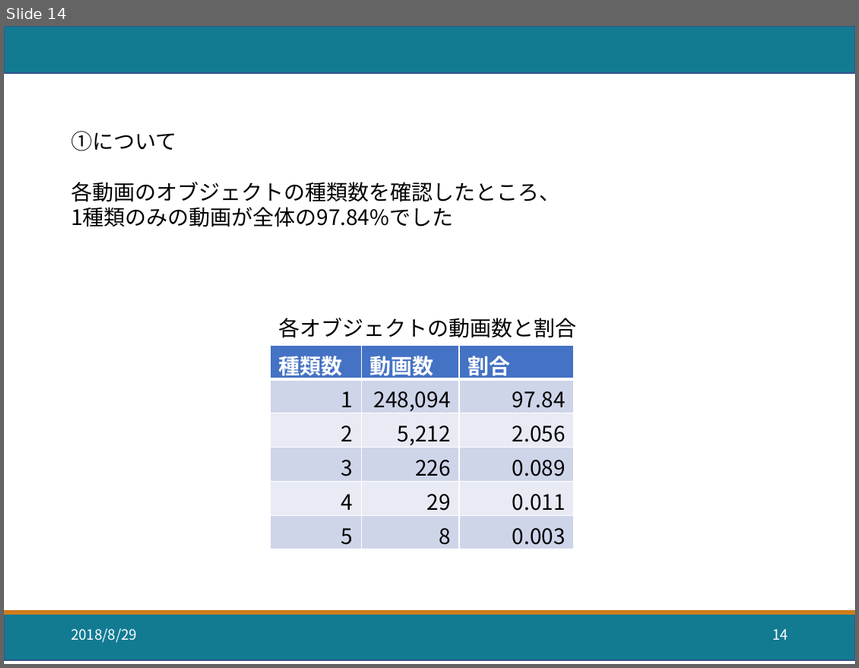
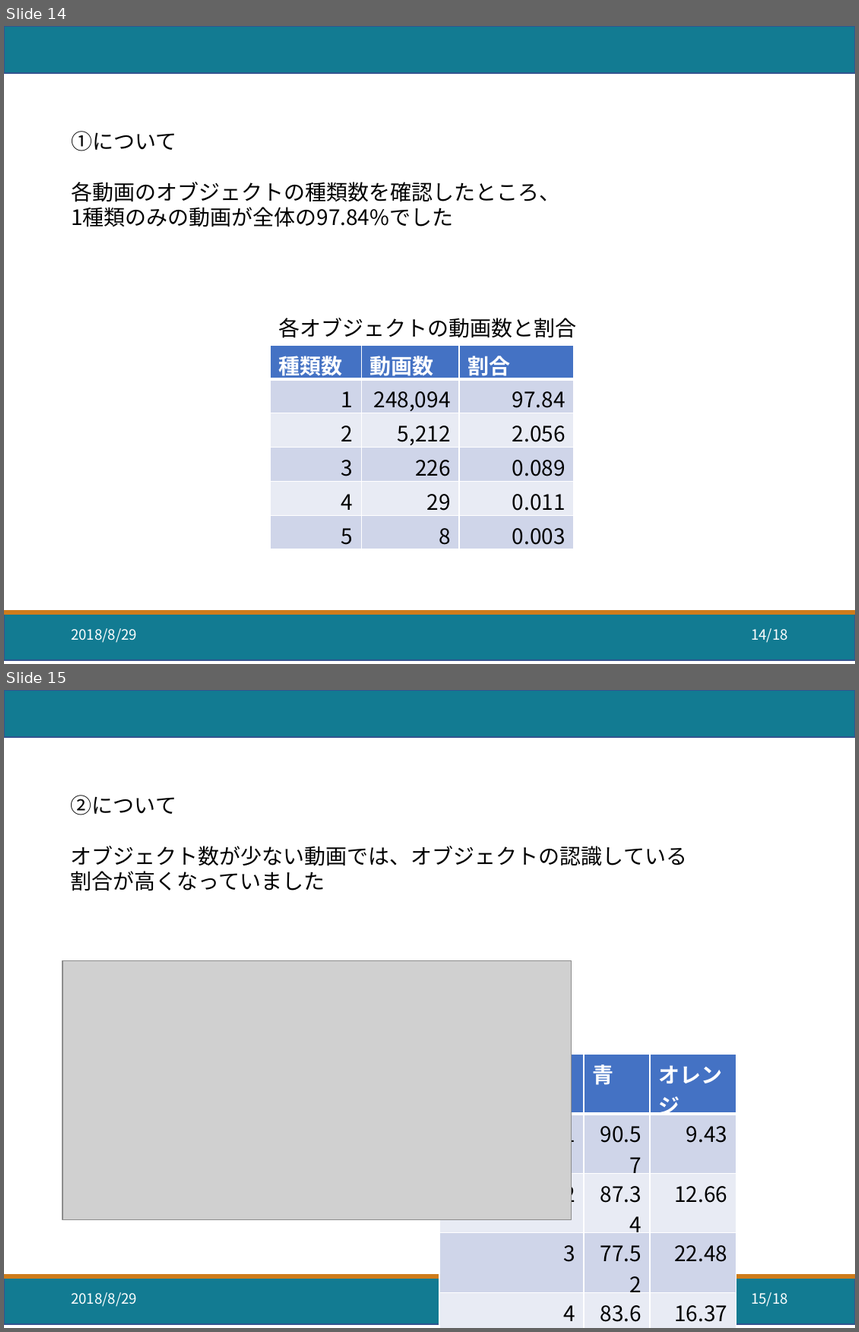
Before and after one commit to chikarahirai/file_upl0ader, a slide deck: 分析自習_v0,1.pptx. Shown one above the other, each under a label of ours: slide 14 before the commit, slides 14 and 15 after it. The pictures are 859x668 and 859x1332 pixels, drawn with LibreOffice and Linux fonts; fonts in the diff are those of the drawing; grey boxes stand for pictures. Boxes give left, top, right and bottom in pixels: in the first picture for what was removed or moved away, otherwise in the second. Text is boxed around its words. In the diff, an @@ line names an element or a change of style, - is before the commit and + after.

Commit message:
資料の修正作業を行いました。

```diff
--- a/分析自習_v0,1.pptx
+++ b/分析自習_v0,1.pptx
@@ slide 15 added at [4, 690, 855, 1328], background #FFFFFF; not listed: 3 template elements that a slide beside it also shows @@
@@ text added at [71, 795, 687, 891], 18 pt, text #000000 @@
+②について
+オブジェクト数が少ない動画では、オブジェクトの認識している
+割合が高くなっていました
@@ picture added at [63, 961, 572, 1220] @@
@@ table added at [439, 1054, 737, 1325], 6 rows, 3 columns @@
+オブジェクト数 | 青 | オレンジ
+1 | 90.57 | 9.43
+2 | 87.34 | 12.66
+3 | 77.52 | 22.48
+4 | 83.63 | 16.37
+5 | 79.25 | 20.75
@@ text added at [71, 1293, 137, 1307], 12 pt, text #FFFFFF @@
+2018/8/29
@@ page number added at [751, 1293, 788, 1307], 12 pt, text #FFFFFF @@
+15/18
@@ page number at [751, 629, 788, 643]: text changed @@
-14
+14/18
```
Also in this commit, not shown: 12 slides changed, 1 other file.
